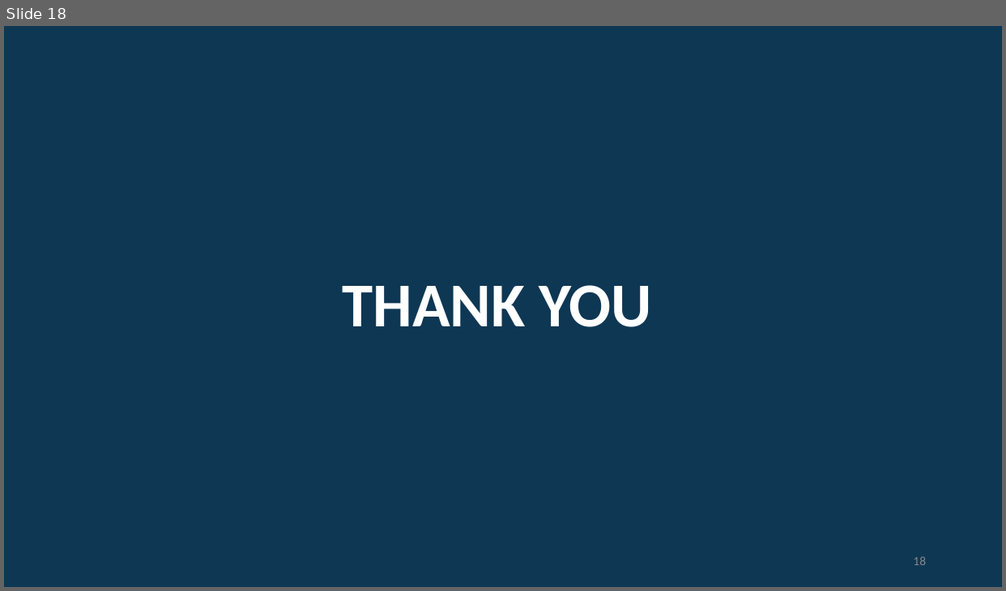
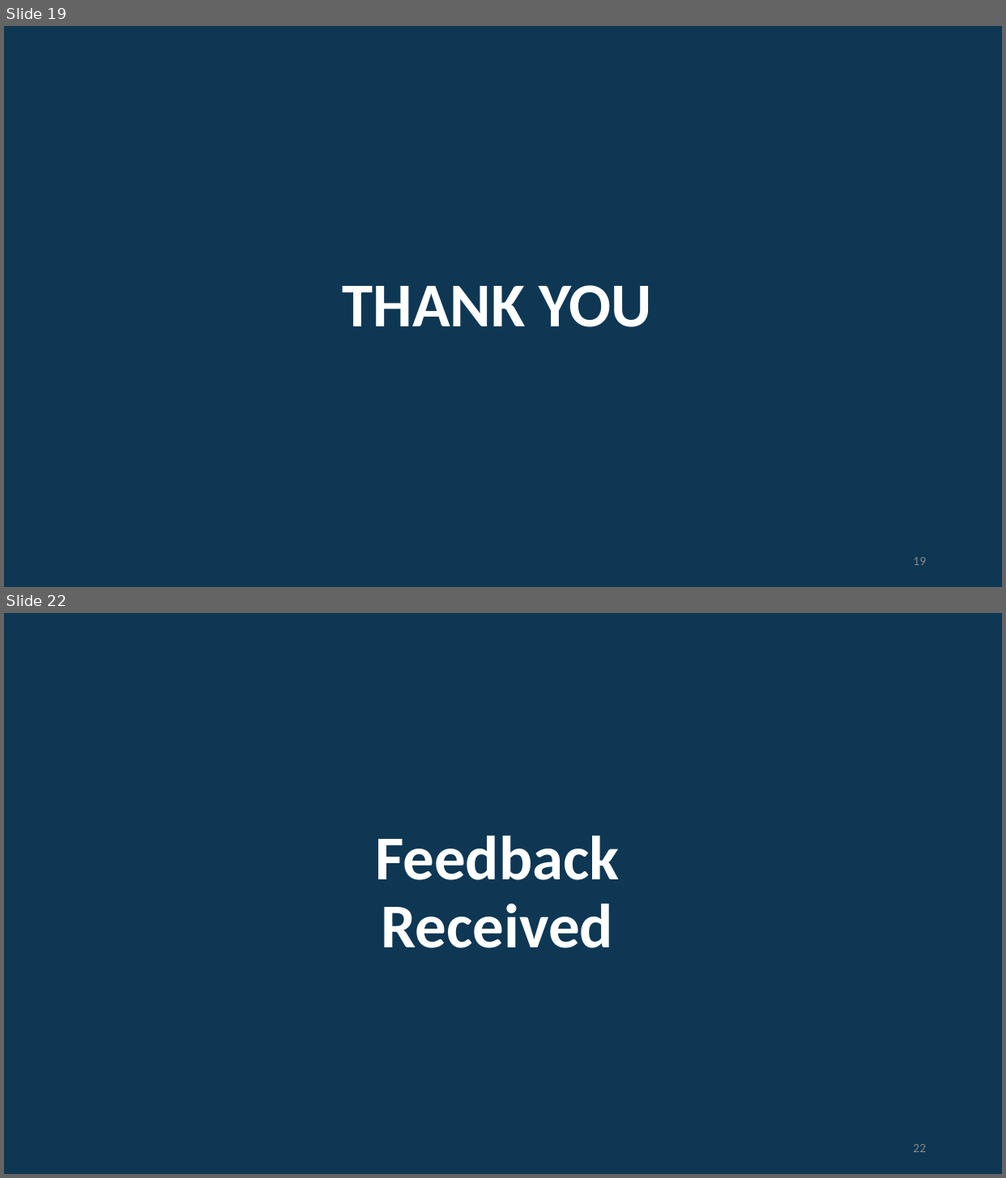
Before and after one commit to yongyw123/spi_uvm, a slide deck: doc/slide.pptx. Shown one above the other, each under a label of ours: slide 18 before the commit, slides 19 and 22 after it; the slides between them are not shown. The pictures are 1006x591 and 1006x1178 pixels, drawn with LibreOffice and Linux fonts; fonts in the diff are those of the drawing. Boxes give left, top, right and bottom in pixels: in the first picture for what was removed or moved away, otherwise in the second. Text is boxed around its words. In the diff, an @@ line names an element or a change of style, - is before the commit and + after.

Commit message:
[DOC] included the feedbacks received.

```diff
--- a/doc/slide.pptx
+++ b/doc/slide.pptx
@@ slide 22 added at [4,613,1002,1174], background #0E3754 @@
@@ title added at [375,836,619,948], 45 pt, text #FFFFFF, bold @@
+Feedback Received
@@ page number added at [913,1144,926,1152], 9 pt, text #888888 @@
+22
@@ what was slide 18 is now slide 19 @@
@@ page number at [913,557,926,565]: text changed @@
-18
+19
```
Also in this commit, not shown: 11 slides changed, 3 other slides added.
